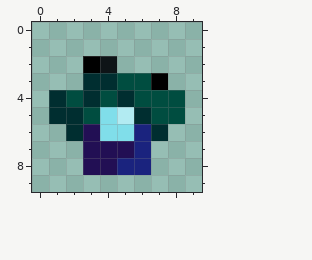
File history of a pixel-art sprite, app/src/main/res/drawable/Walkcycles/backwalk4.png. The first picture shows the starting point.
The file is 300x300 pixels, drawn in blocks of 30x30; one block is one cell here.
After the commit:
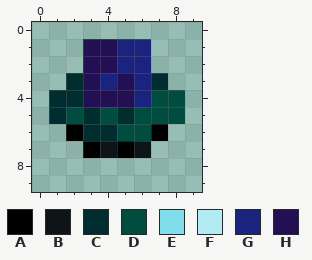
Palette (. is transparent): A #000000  B #0e1417  C #002e30  D #004d40  E #80deea  F #b2ebf2  G #1a237e  H #220f54
What changed:
Changed rows in their new state; - is an unchanged pixel.
first column x 2:
 1 -HHGG-
 2 -HHGG-
 3 CHGHGC
 4 CHHHG-
 5 DCDCD-
 6 ACCDDA
 7 -ABAB-
 8 -....-
Changed places in both pictures, as pixel boxes (x1, y1, x2, y2):
changed: (66, 39, 168, 175)
